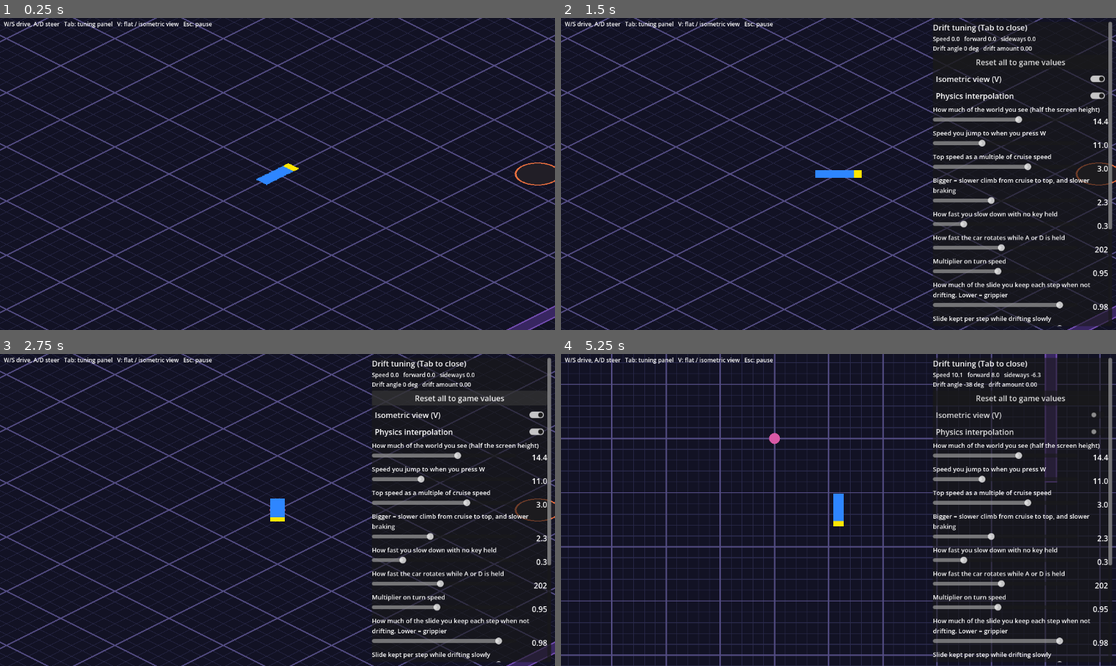
Above: before the commit, frames 1-4 (two rows, left to right).
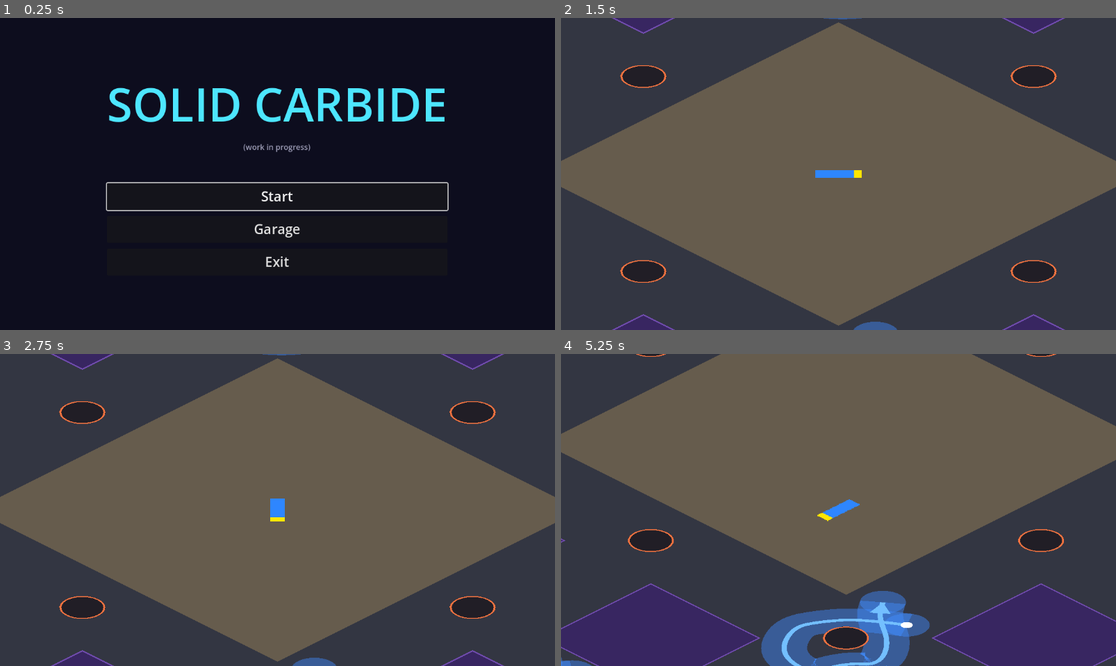
Above: after the commit, the same moments.

Repository: akyrat/solid-carbide-game
Game: Godot game, scene res://scenes/game/game.tscn
Two runs of this game, one before a commit and one after it. Both use one fixed random seed, a clock stepped at 60 frames per second and the inputs below. Before the commit the project starts from res://scenes/drift_prototype/drift_prototype.tscn.
Inputs (mouse positions are in pixels of both pictures, inside the frame that each line leads up to):
- Up to frame 1 (0.25 s): no input
- Up to frame 2 (1.5 s): click (838, 195) at 0.5 s, where only the run after the commit has a clickable "Start"; tap Enter at 1.25 s; move the mouse to (960, 158) at 1.27 s; hold D (car_steer_right) from 1.28 s (still down); tap Tab (toggle_tuning_panel) at 1.35 s; click (960, 158) at 1.42 s
- Up to frame 3 (2.75 s): release D (car_steer_right) at 2 s; click (460, 397) at 2 s, where only the run before the commit has a clickable "Reset all to game values"
- Up to frame 4 (5.25 s): click (1021, 416) at 2.75 s, where only the run before the commit has a clickable "Isometric view (V)"; click (1021, 432) at 3.5 s, where only the run before the commit has a clickable "Physics interpolation"; tap W (car_accelerate) at 4.25, 5 s; drag from (727, 525) to (810, 572) at 4.27 s; move the mouse to (894, 441) at 5.02 s; hold D (car_steer_right) from 5.03 s (still down); hold Shift from 5.03 s (still down)

The runs differ from the first frame. In frame 1, 18% of the frame differs, in the area x 0-100%, y 0-100%; in frame 2, 94%; in frame 3, 93%; in frame 4, 95%.

Commit message:
T-055: screen flow (main menu as main scene, Start, run end back to menu, Exit; Garage unwired)
Co-Authored-By: Claude Opus 5.5 <noreply@anthropic.com>
Claude-Session: https://claude.ai/code/session_01BsKNceX51zuzG83VBfecS3

Diff:
--- a/game/project.godot
+++ b/game/project.godot
@@ -11,7 +11,7 @@
 [application]
 
 config/name="Solid Carbide"
-run/main_scene="res://scenes/drift_prototype/drift_prototype.tscn"
+run/main_scene="res://scenes/game/game.tscn"
 config/features=PackedStringArray("4.6", "Forward Plus")
 
 [editor_plugins]
--- /dev/null
+++ b/game/scenes/game/game.tscn
@@ -0,0 +1,6 @@
+[gd_scene load_steps=2 format=3]
+
+[ext_resource type="Script" path="res://scripts/game/game_flow.gd" id="1_flow"]
+
+[node name="Game" type="Node"]
+script = ExtResource("1_flow")
--- /dev/null
+++ b/game/scripts/game/game_flow.gd
@@ -0,0 +1,82 @@
+class_name GameFlow
+extends Node
+## The screen flow (task T-055): the game's main scene. It opens on the main
+## menu; Start begins a fresh run; when the run ends, win or loss, it goes
+## straight back to the main menu with no message; Exit closes the game.
+## Garage does nothing yet (task T-089 wires it to the garage screen).
+## Game loop architecture, Decisions and Content.
+##
+## Only one screen exists at a time, as a child of this node: `menu` or `run`.
+## During a run the pause screen (Escape) is a child of the run.
+
+const MainMenuScene := preload("res://scenes/menu/main_menu.tscn")
+const RunScene := preload("res://scenes/run/run.tscn")
+const PauseScreenScript := preload("res://scripts/ui/pause_screen.gd")
+const GameSettingsScript := preload("res://scripts/ui/game_settings.gd")
+
+## Emitted after the main menu is shown (at launch and after every run).
+signal menu_shown
+## Emitted after a fresh run has started.
+signal run_shown
+
+## The main menu while it is on screen, otherwise null.
+var menu: Control
+## The run while one is on screen, otherwise null.
+var run: Node2D
+## The run's pause screen, while a run is on screen.
+var pause_screen: CanvasLayer
+## What Exit does. Tests replace it so the test run is not closed.
+var quit_game: Callable = func(): get_tree().quit()
+
+
+func _ready() -> void:
+	show_menu()
+
+
+## Shows the main menu, removing the run if there is one.
+func show_menu() -> void:
+	_clear_screens()
+	menu = MainMenuScene.instantiate()
+	menu.name = "MainMenu"
+	add_child(menu)
+	menu.start_pressed.connect(start_run)
+	menu.exit_pressed.connect(_on_exit_pressed)
+	# garage_pressed is left unconnected until the garage screen exists (T-089).
+	menu_shown.emit()
+
+
+## Replaces the main menu with a fresh run.
+func start_run() -> void:
+	_clear_screens()
+	run = RunScene.instantiate()
+	run.name = "Run"
+	add_child(run)  # the run starts itself in _ready()
+	run.set_zoom(GameSettingsScript.load_zoom())
+	pause_screen = PauseScreenScript.new()
+	pause_screen.name = "PauseScreenLayer"
+	run.add_child(pause_screen)
+	pause_screen.setup(run)
+	run.state.run_ended.connect(_on_run_ended)
+	run_shown.emit()
+
+
+func _on_run_ended(_result: String, _coins: int) -> void:
+	# The run ends from inside its own processing; swap screens afterwards.
+	show_menu.call_deferred()
+
+
+func _on_exit_pressed() -> void:
+	quit_game.call()
+
+
+func _clear_screens() -> void:
+	get_tree().paused = false
+	if menu != null:
+		remove_child(menu)
+		menu.queue_free()
+		menu = null
+	if run != null:
+		remove_child(run)
+		run.queue_free()
+		run = null
+		pause_screen = null
--- a/game/scripts/run/run.gd
+++ b/game/scripts/run/run.gd
@@ -40,6 +40,11 @@
 var view_root: Node2D
 var car_sprite: Sprite2D
 var camera: Camera2D
+## The camera zoom now, as Unity's orthographic size. The pause screen's zoom
+## slider changes it through set_zoom() (task T-055).
+var zoom := ZOOM
+## The pause screen refreshes a tuning panel when there is one; the run has none.
+var panel: CanvasLayer = null
 
 
 func _ready() -> void:
@@ -121,8 +126,14 @@
 	camera.position = drawn
 
 
+## Sets the camera zoom (Unity's orthographic size), as the pause screen's slider does.
+func set_zoom(orthographic_size: float) -> void:
+	zoom = orthographic_size
+	_apply_zoom()
+
+
 ## Godot's zoom is a magnification: visible height in pixels / (2 * size * px per unit).
 func _apply_zoom() -> void:
 	var height := get_viewport().get_visible_rect().size.y
-	var z := height / (2.0 * ZOOM * CarScript.PX_PER_UNIT)
+	var z := height / (2.0 * zoom * CarScript.PX_PER_UNIT)
 	camera.zoom = Vector2(z, z)
--- /dev/null
+++ b/game/tests/unit/game/test_screen_flow.gd
@@ -0,0 +1,192 @@
+extends GutTest
+## Task T-055: the screen flow. The game opens on the main menu, Start begins
+## a fresh run, a won or lost run goes back to the main menu, Garage does
+## nothing yet, Exit closes the game, and Escape pauses a run started from
+## the menu.
+
+const GameScene := preload("res://scenes/game/game.tscn")
+const TEST_PATH := "user://test_settings_t055.cfg"
+
+var game: Node
+var quit_calls := 0
+
+
+func before_each() -> void:
+	GameSettings.path = TEST_PATH
+	DirAccess.remove_absolute(TEST_PATH)
+	quit_calls = 0
+	game = GameScene.instantiate()
+	game.quit_game = func(): quit_calls += 1
+	add_child_autofree(game)
+
+
+func after_each() -> void:
+	get_tree().paused = false
+	await wait_process_frames(1)  # let screens freed with queue_free() go
+	DirAccess.remove_absolute(TEST_PATH)
+	GameSettings.path = GameSettings.DEFAULT_PATH
+
+
+func _press(button: Button) -> void:
+	button.pressed.emit()
+
+
+func _only_screen() -> Node:
+	assert_eq(game.get_child_count(), 1, "exactly one screen on show")
+	return game.get_child(0)
+
+
+func test_the_main_scene_is_the_game_flow() -> void:
+	assert_eq(ProjectSettings.get_setting("application/run/main_scene"), "res://scenes/game/game.tscn")
+
+
+func test_the_game_opens_on_the_main_menu() -> void:
+	assert_not_null(game.menu)
+	assert_true(game.menu is MainMenu, "the first screen is the main menu")
+	assert_eq(_only_screen(), game.menu)
+	assert_null(game.run, "no run before Start")
+	assert_false(get_tree().paused)
+
+
+func test_start_begins_a_fresh_run() -> void:
+	var menu = game.menu
+	_press(menu.start_button)
+	await wait_process_frames(1)
+	assert_not_null(game.run, "a run is on screen")
+	assert_eq(_only_screen(), game.run, "the menu is gone")
+	assert_false(is_instance_valid(menu) and menu.is_inside_tree(), "the menu left the tree")
+	var s: RunState = game.run.state
+	assert_true(s.is_running())
+	assert_eq(s.time_left_text(), "8:00")
+	assert_eq(s.health, s.max_health)
+	assert_eq(s.coins, 0)
+	assert_eq(s.result, "")
+	assert_eq(game.run.car.position, game.run.START_POSITION_UNITS * 16.0, "the car at the start")
+
+
+func _end_run_and_check_menu(end: Callable, expected_result: String) -> void:
+	_press(game.menu.start_button)
+	var run = game.run
+	var s: RunState = run.state
+	watch_signals(s)
+	end.call(s)
+	assert_eq(s.result, expected_result)
+	assert_signal_emitted(s, "run_ended")
+	await wait_process_frames(2)
+	assert_not_null(game.menu, "back on the main menu")
+	assert_eq(_only_screen(), game.menu, "only the menu, no message")
+	assert_null(game.run)
+	assert_false(is_instance_valid(run), "the old run is freed")
+	assert_false(get_tree().paused)
+
+
+func test_a_won_run_returns_to_the_main_menu() -> void:
+	await _end_run_and_check_menu(func(s): s.kaiju_killed(), "win")
+
+
+func test_a_run_lost_on_health_returns_to_the_main_menu() -> void:
+	await _end_run_and_check_menu(func(s): s.damage_car(s.max_health), "loss")
+
+
+func test_a_run_lost_on_the_clock_returns_to_the_main_menu() -> void:
+	await _end_run_and_check_menu(func(s): s.advance(RunState.RUN_SECONDS + 1.0), "loss")
+
+
+func test_a_second_run_from_the_menu_is_fresh() -> void:
+	_press(game.menu.start_button)
+	game.run.state.add_coins(5)
+	game.run.state.damage_car(1.0)
+	game.run.state.kaiju_killed()
+	await wait_process_frames(2)
+	_press(game.menu.start_button)
+	var s: RunState = game.run.state
+	assert_true(s.is_running())
+	assert_eq(s.coins, 0)
+	assert_eq(s.health, s.max_health)
+	assert_eq(s.time_left_text(), "8:00")
+	assert_eq(get_tree().get_nodes_in_group("run_state").size(), 1, "only one run state in the tree")
+
+
+func test_garage_does_nothing_yet() -> void:
+	var menu = game.menu
+	_press(menu.garage_button)
+	await wait_process_frames(2)
+	assert_eq(game.menu, menu, "the same main menu")
+	assert_eq(_only_screen(), menu)
+	assert_true(menu.is_inside_tree())
+	assert_true(menu.visible)
+	assert_null(game.run)
+	assert_eq(quit_calls, 0)
+
+
+func test_exit_closes_the_game() -> void:
+	_press(game.menu.exit_button)
+	assert_eq(quit_calls, 1)
+
+
+func test_the_default_exit_quits_the_tree() -> void:
+	# The real Exit is get_tree().quit(); check it is wired without calling it.
+	var fresh: GameFlow = GameFlow.new()
+	assert_true(fresh.quit_game.is_valid())
+	fresh.free()
+
+
+func _escape() -> InputEventAction:
+	var e := InputEventAction.new()
+	e.action = "pause"
+	e.pressed = true
+	return e
+
+
+func test_escape_pauses_a_run_started_from_the_menu() -> void:
+	_press(game.menu.start_button)
+	assert_not_null(game.pause_screen)
+	assert_eq(game.pause_screen.get_parent(), game.run)
+	assert_false(game.pause_screen.visible)
+	game.pause_screen._input(_escape())
+	assert_true(get_tree().paused, "Escape pauses")
+	assert_true(game.pause_screen.visible)
+	var left: float = game.run.state.time_left
+	await wait_process_frames(5)
+	assert_eq(game.run.state.time_left, left, "the clock stops while paused")
+	game.pause_screen._input(_escape())
+	assert_false(get_tree().paused, "Escape resumes")
+	assert_false(game.pause_screen.visible)
+
+
+func test_escape_through_the_input_system_pauses_the_run() -> void:
+	_press(game.menu.start_button)
+	Input.parse_input_event(_escape())
+	await wait_process_frames(2)
+	assert_true(get_tree().paused, "a real Escape press reaches the pause screen")
+	get_tree().paused = false
+
+
+func test_the_pause_zoom_slider_zooms_the_run() -> void:
+	_press(game.menu.start_button)
+	var before: Vector2 = game.run.camera.zoom
+	game.pause_screen.zoom_slider.value = 8.0
+	assert_almost_eq(game.run.zoom, 8.0, 0.0001)
+	assert_gt(game.run.camera.zoom.x, before.x, "a smaller size zooms in")
+
+
+func test_a_run_uses_the_saved_zoom() -> void:
+	GameSettings.save_zoom(10.0)
+	_press(game.menu.start_button)
+	assert_almost_eq(game.run.zoom, 10.0, 0.0001)
+
+
+func test_escape_on_the_menu_does_not_pause() -> void:
+	Input.parse_input_event(_escape())
+	await wait_process_frames(2)
+	assert_false(get_tree().paused)
+	assert_not_null(game.menu)
+
+
+func test_a_run_ending_while_paused_still_returns_unpaused() -> void:
+	_press(game.menu.start_button)
+	game.pause_screen.pause()
+	game.run.state.kaiju_killed()
+	await wait_process_frames(2)
+	assert_not_null(game.menu)
+	assert_false(get_tree().paused)
Not shown, added: game/scripts/game/game_flow.gd.uid
Not shown, added: game/tests/unit/game/test_screen_flow.gd.uid
Not shown, changed: agent-notes/game-loop.md
Not shown, changed: docs/game-loop-architecture.md
Not shown, changed: game/README.md
